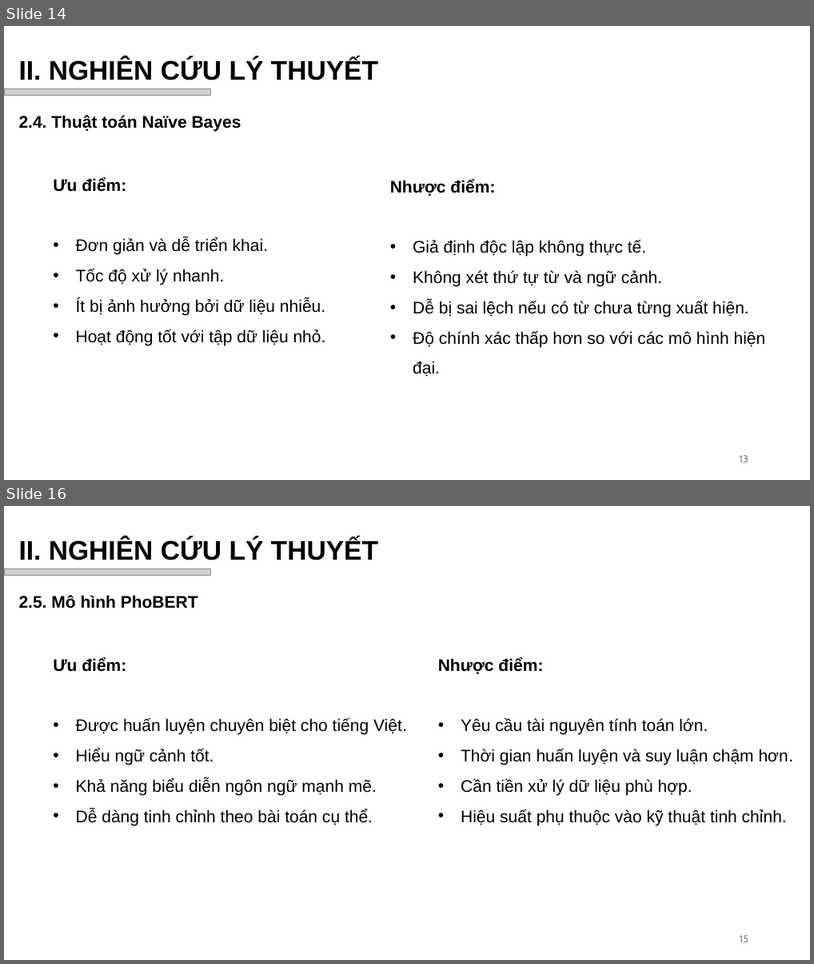
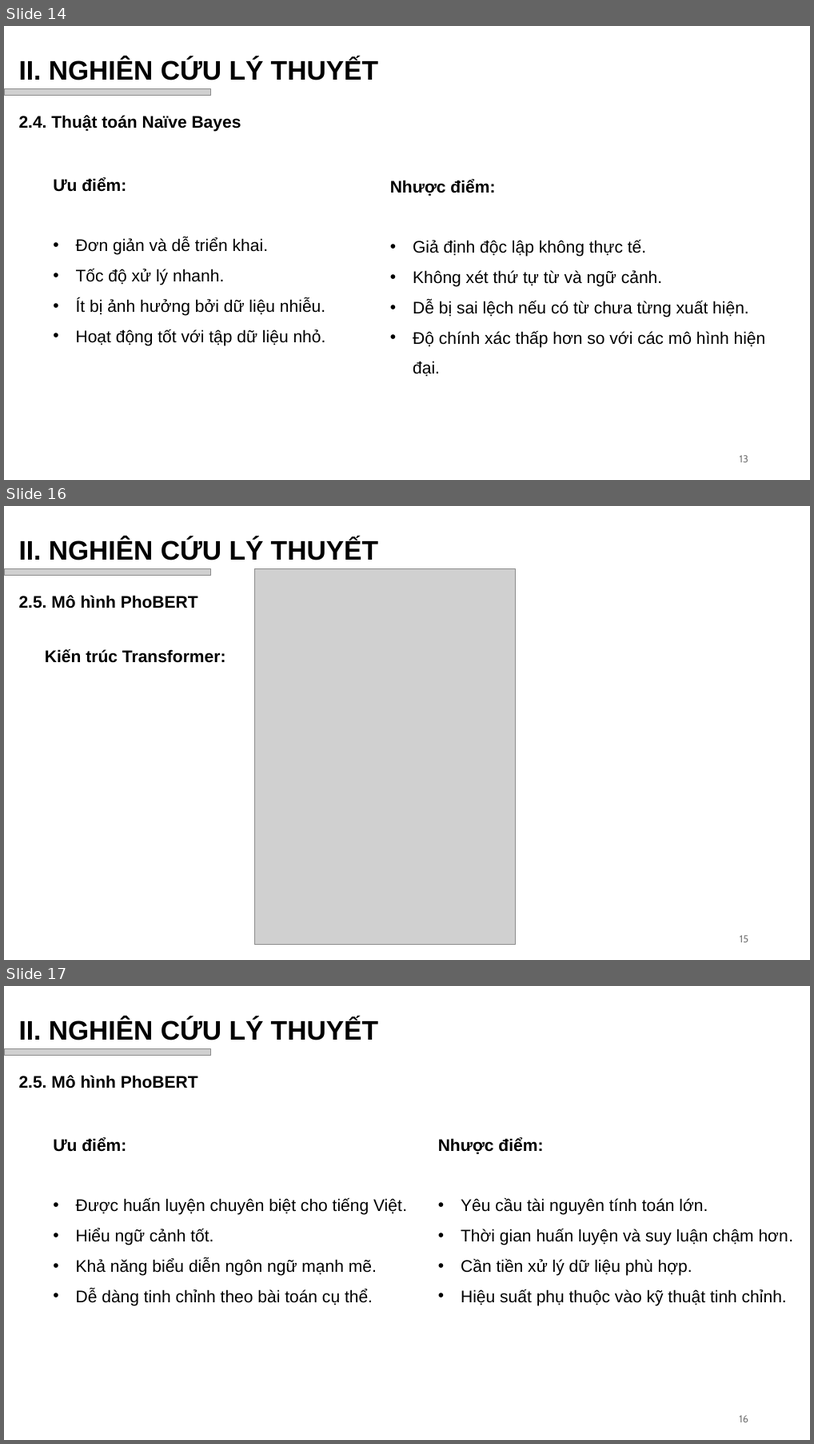
Before and after one commit to vhiepp/tn-da21ttb-110121209-duongvanhiep-sentiment-analysis, a slide deck: docs/pptx/Dương Văn Hiệp_110121209_DA21TTB.pptx. Shown one above the other, each under a label of ours: slides 14 and 16 before the commit, slides 14, 16 and 17 after it; the slides between them are not shown. The pictures are 814x964 and 814x1444 pixels, drawn with LibreOffice and Linux fonts; fonts in the diff are those of the drawing; grey boxes stand for pictures; background and template pictures are left out. Boxes give left, top, right and bottom in pixels: in the first picture for what was removed or moved away, otherwise in the second. Text is boxed around its words. In the diff, an @@ line names an element or a change of style, - is before the commit and + after.

```diff
--- a/docs/pptx/Dương Văn Hiệp_110121209_DA21TTB.pptx
+++ b/docs/pptx/Dương Văn Hiệp_110121209_DA21TTB.pptx
@@ slide 16 added at [4,506,810,960], background #FFFFFF @@
@@ text added at [19,538,378,560], 32 pt, text #000000, bold @@
+II. NGHIÊN CỨU LÝ THUYẾT
@@ picture added at [4,569,210,575] @@
@@ picture added at [254,569,515,944] @@
@@ text added at [19,595,198,608], 20 pt, text #000000, bold @@
+2.5. Mô hình PhoBERT
@@ text added at [45,649,226,663], 20 pt, text #000000, bold @@
+Kiến trúc Transformer:
@@ page number added at [740,935,749,942], 12 pt, text #797979 @@
+15
@@ what was slide 16 is now slide 17 @@
@@ page number at [739,1415,749,1422]: text changed @@
-15
+16
```
Also in this commit, not shown: 2 slides changed.
